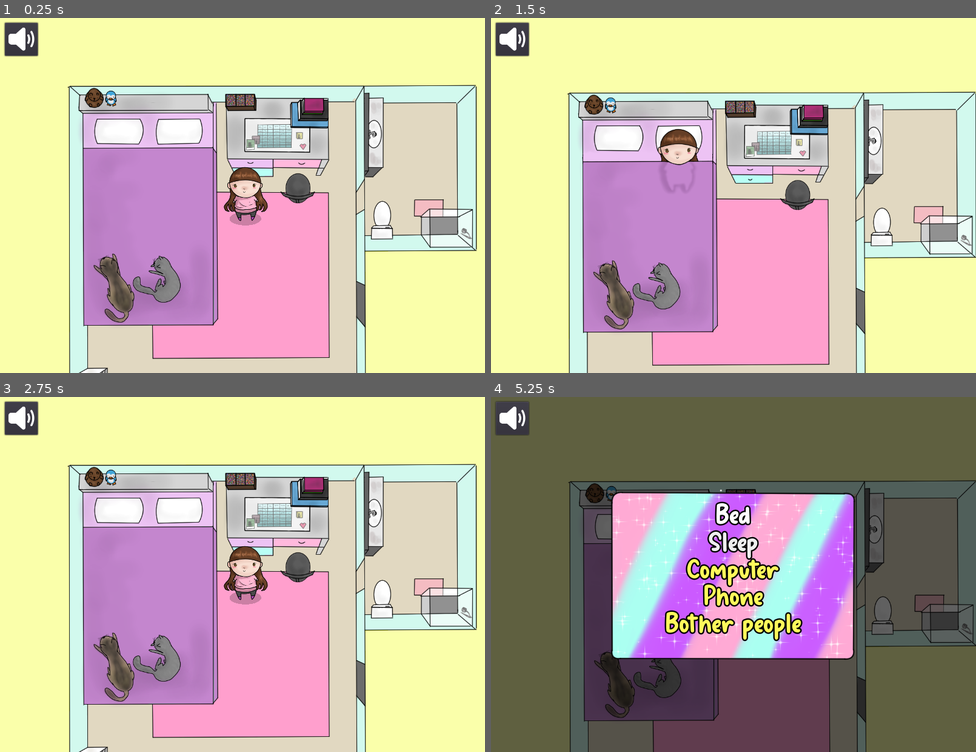
Above: before the commit, frames 1-4 (two rows, left to right).
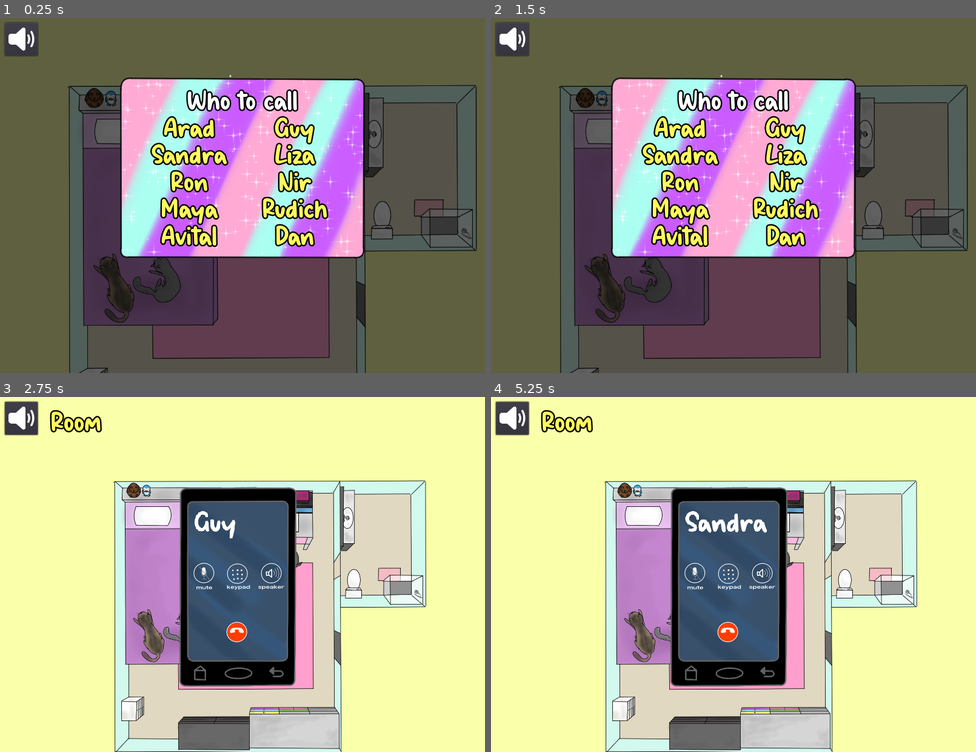
Above: after the commit, the same moments.

Repository: A-Walrus/Jessy
Game: Godot game, scene res://Scenes/World.tscn
The game is run twice, just before and just after one commit, with the same random seed, the same clock (stepped at 60 frames per second) and the same inputs. Sound files missing from this copy of the repository are replaced by a short silence.
Inputs (mouse positions are in pixels of both pictures, inside the frame that each line leads up to):
- Up to frame 1 (0.25 s): no input
- Up to frame 2 (1.5 s): click (680, 184) at 0.5 s, where only the run after the commit has a clickable "Ron"; click "Sleep" (after the commit: "Room") at 1.25 s
- Up to frame 3 (2.75 s): click (295, 510) at 2 s, where only the run after the commit has a clickable "Guy"
- Up to frame 4 (5.25 s): click (568, 425) at 2.75 s, where only the run after the commit has a clickable "Room"; click (680, 510) at 3.5 s, where only the run after the commit has a clickable "Arad"; click (568, 425) at 4.25 s, where only the run after the commit has a clickable "Room"; click (680, 539) at 5 s, where only the run after the commit has a clickable "Sandra"

The runs differ from the first frame. In frame 1, 98% of the frame differs, in the area x 0-100%, y 0-100%; in frame 2, 98%; in frame 3, 52%; in frame 4, 99%.

Commit message:
Ron

Diff:
--- a/Jessy/Scenes/BotherPeople.tscn
+++ b/Jessy/Scenes/BotherPeople.tscn
@@ -9,6 +9,7 @@
 [ext_resource path="res://Audio/phone/Guy.wav" type="AudioStream" id=7]
 [ext_resource path="res://Scripts/BotherPeople.gd" type="Script" id=8]
 [ext_resource path="res://Audio/phone/danerez.wav" type="AudioStream" id=9]
+[ext_resource path="res://Audio/phone/ron_call.wav" type="AudioStream" id=10]
 
 [sub_resource type="DynamicFontData" id=1]
 font_path = "res://goldie_boxing/Goldie Boxing.ttf"
@@ -52,7 +53,8 @@
 a = {
 "Arad": ExtResource( 6 ),
 "Dan": ExtResource( 9 ),
-"Guy": ExtResource( 7 )
+"Guy": ExtResource( 7 ),
+"Ron": ExtResource( 10 )
 }
 
 [node name="AudioStreamPlayer" type="AudioStreamPlayer" parent="Label"]
--- a/Jessy/Scenes/World.tscn
+++ b/Jessy/Scenes/World.tscn
@@ -64,7 +64,6 @@
 [node name="CanvasLayer" type="CanvasLayer" parent="."]
 
 [node name="UI" type="Control" parent="CanvasLayer"]
-visible = false
 anchor_right = 1.0
 anchor_bottom = 1.0
 __meta__ = {
@@ -235,7 +234,6 @@
 mode = "CG"
 
 [node name="Call" type="Control" parent="CanvasLayer/UI"]
-visible = false
 margin_left = 512.0
 margin_top = 300.0
 margin_right = 512.0
Not shown, added: Jessy/Audio/phone/ron_call.wav.import
Not shown: 1 places in Jessy/Scenes/BotherPeople.tscn that only renumber resources
Not shown, added: Jessy/Audio/phone/ron_call.wav
